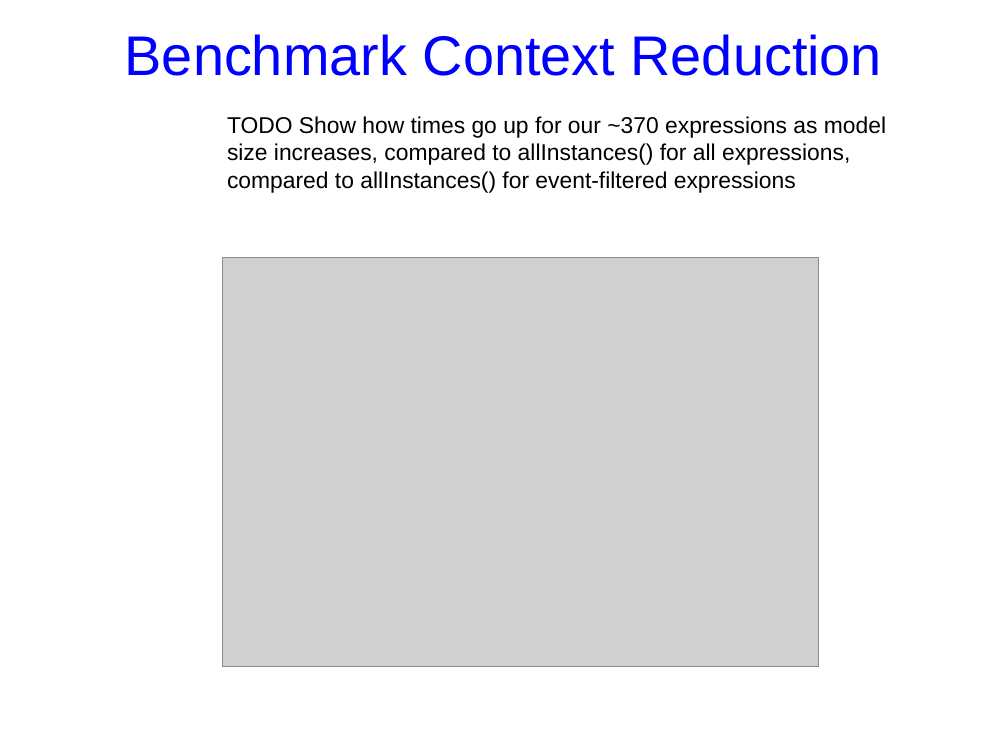
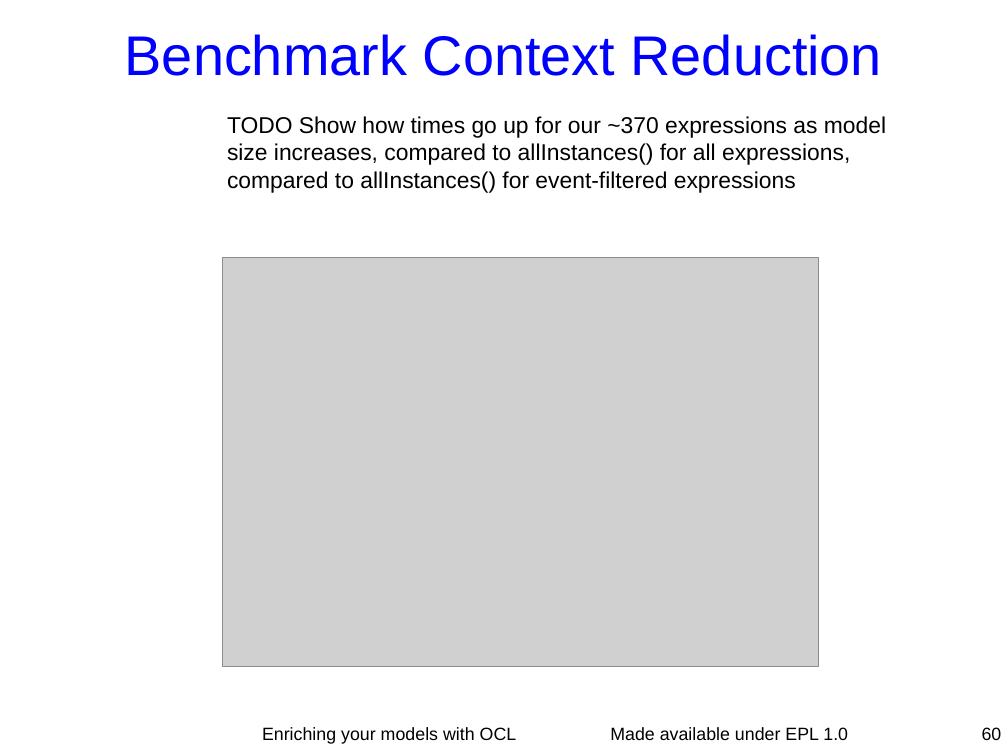
Before and after one commit to eclipse-ocl/ocl-website, a slide deck: slide 60 of ocl/docs/publications/ESE2010LongTalk/EnrichingWithOCL.odp. Drawn at 1008x756 pixels with LibreOffice and Linux fonts; fonts in the diff are those of the drawing; grey boxes stand for pictures. Boxes give left, top, right and bottom in pixels: in the first picture for what was removed or moved away, otherwise in the second. Text is boxed around its words. In the diff, an @@ line names an element or a change of style, - is before the commit and + after.

```diff
--- a/ocl/docs/publications/ESE2010LongTalk/EnrichingWithOCL.odp
+++ b/ocl/docs/publications/ESE2010LongTalk/EnrichingWithOCL.odp
@@ text added at <box>262,727,517,744</box>, 14 pt, text #000000 @@
+Enriching your models with OCL
@@ text added at <box>610,727,848,740</box>, 14 pt, text #000000 @@
+Made available under EPL 1.0
@@ page number added at <box>982,727,1002,740</box>, 14 pt, text #000000 @@
+60
```
Also in this commit, not shown: 15 other slides changed, 1 slide added, 1 slide removed.
